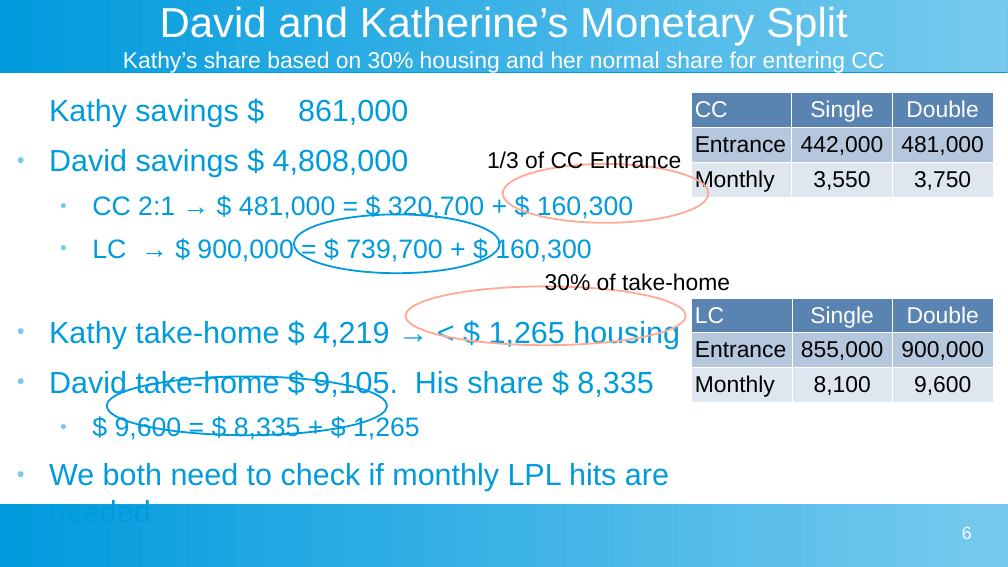
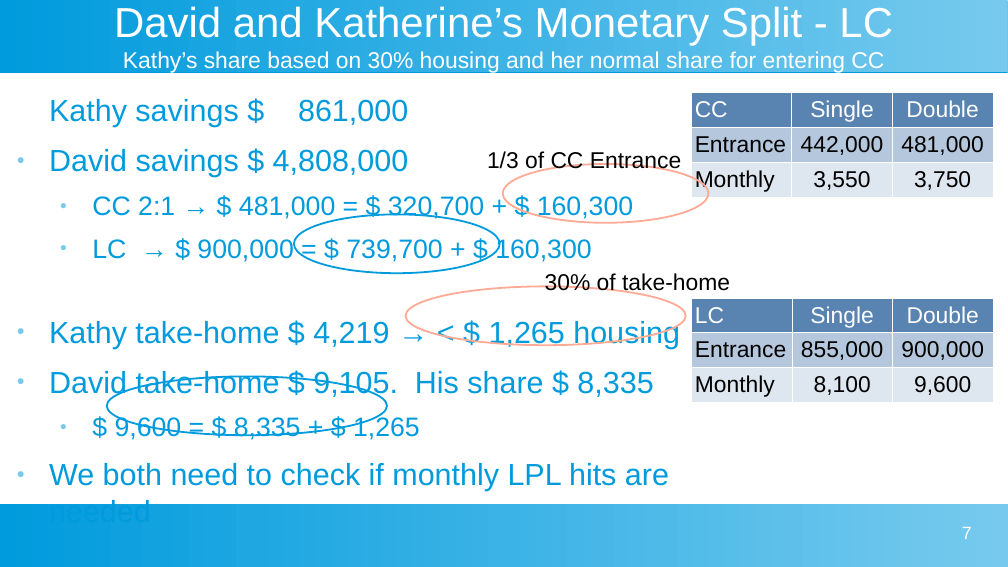
Before and after one commit to davegutz/myLifeSaver, a slide deck: slide 7 of Gutz Evaluation of Taylor Lifecare Advantage.odp (slide 6 before the commit). Drawn at 1008x567 pixels with LibreOffice and Linux fonts; fonts in the diff are those of the drawing. Boxes give left, top, right and bottom in pixels: in the first picture for what was removed or moved away, otherwise in the second. Text is boxed around its words. In the diff, an @@ line names an element or a change of style, - is before the commit and + after.

```diff
--- a/Gutz Evaluation of Taylor Lifecare Advantage.odp
+++ b/Gutz Evaluation of Taylor Lifecare Advantage.odp
@@ title at [114,6,893,74]: text changed @@
-David and Katherine’s Monetary Split
-Kathy’s share based on 30% housing and her normal share for entering CC
+David and Katherine’s Monetary Split - LC
+Kathy’s share based on 30% housing and her normal share for entering CC
@@ page number at [962,527,972,539]: text changed @@
-6
+7
```
Also in this commit, not shown: 8 other slides changed, 3 slides added, 2 slides removed, 2 other files.
